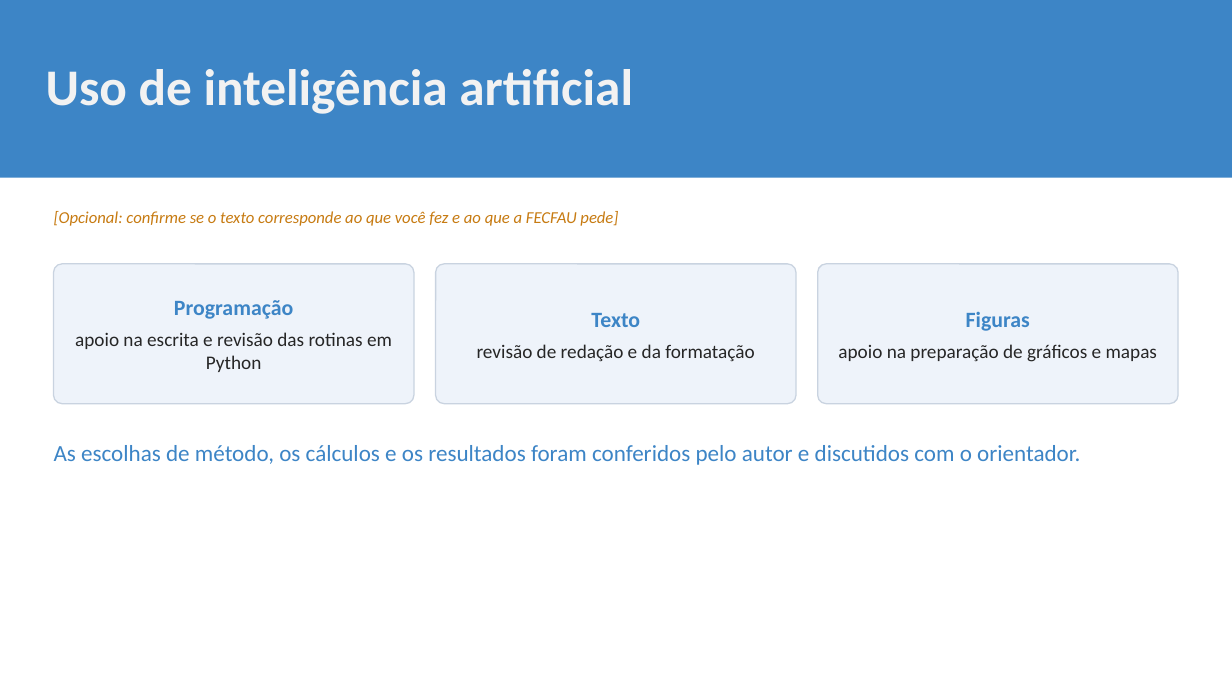
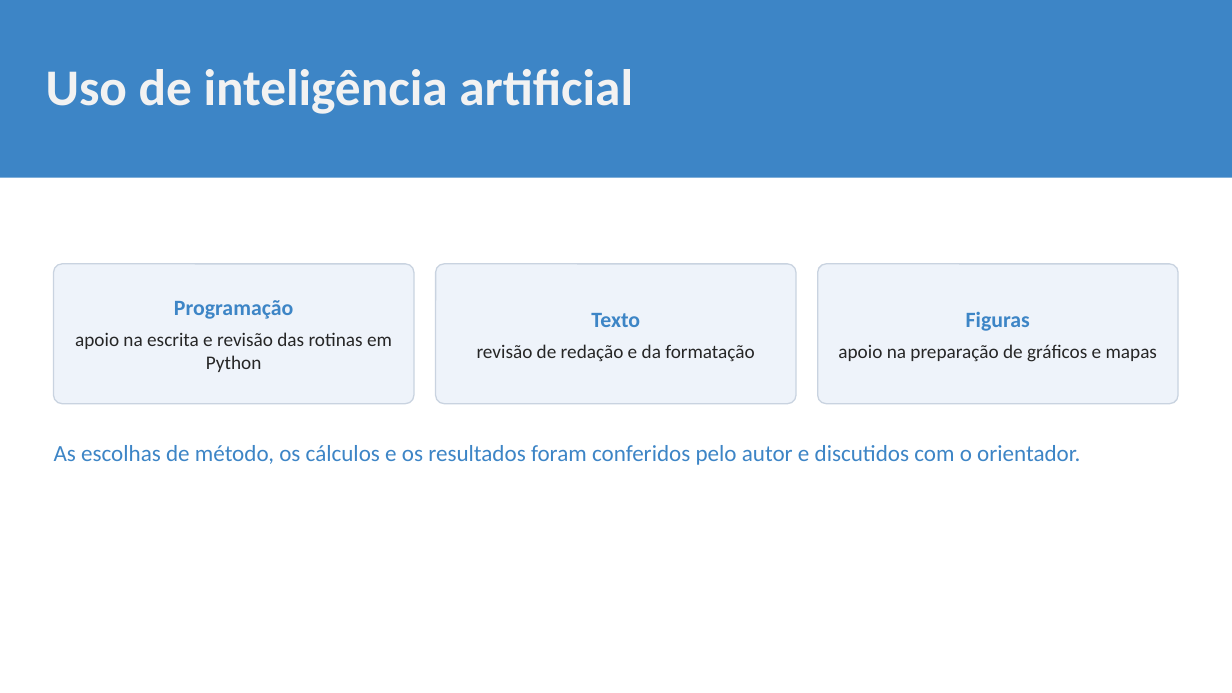
Before and after one commit to mateusvivarelli/TCC, a slide deck: slide 34 of Apresentacao/slideTCC_18-11_sugestoes.pptx. Drawn at 1232x693 pixels with LibreOffice and Linux fonts; fonts in the diff are those of the drawing; background and template pictures are left out. Boxes give left, top, right and bottom in pixels: in the first picture for what was removed or moved away, otherwise in the second. Text is boxed around its words. In the diff, an @@ line names an element or a change of style, - is before the commit and + after.

```diff
--- a/Apresentacao/slideTCC_18-11_sugestoes.pptx
+++ b/Apresentacao/slideTCC_18-11_sugestoes.pptx
@@ text removed at (54,211,618,226) @@
-[Opcional: confirme se o texto corresponde ao que você fez e ao que a FECFAU pede]
```
Also in this commit, not shown: 9 other slides changed, 11 other files.
